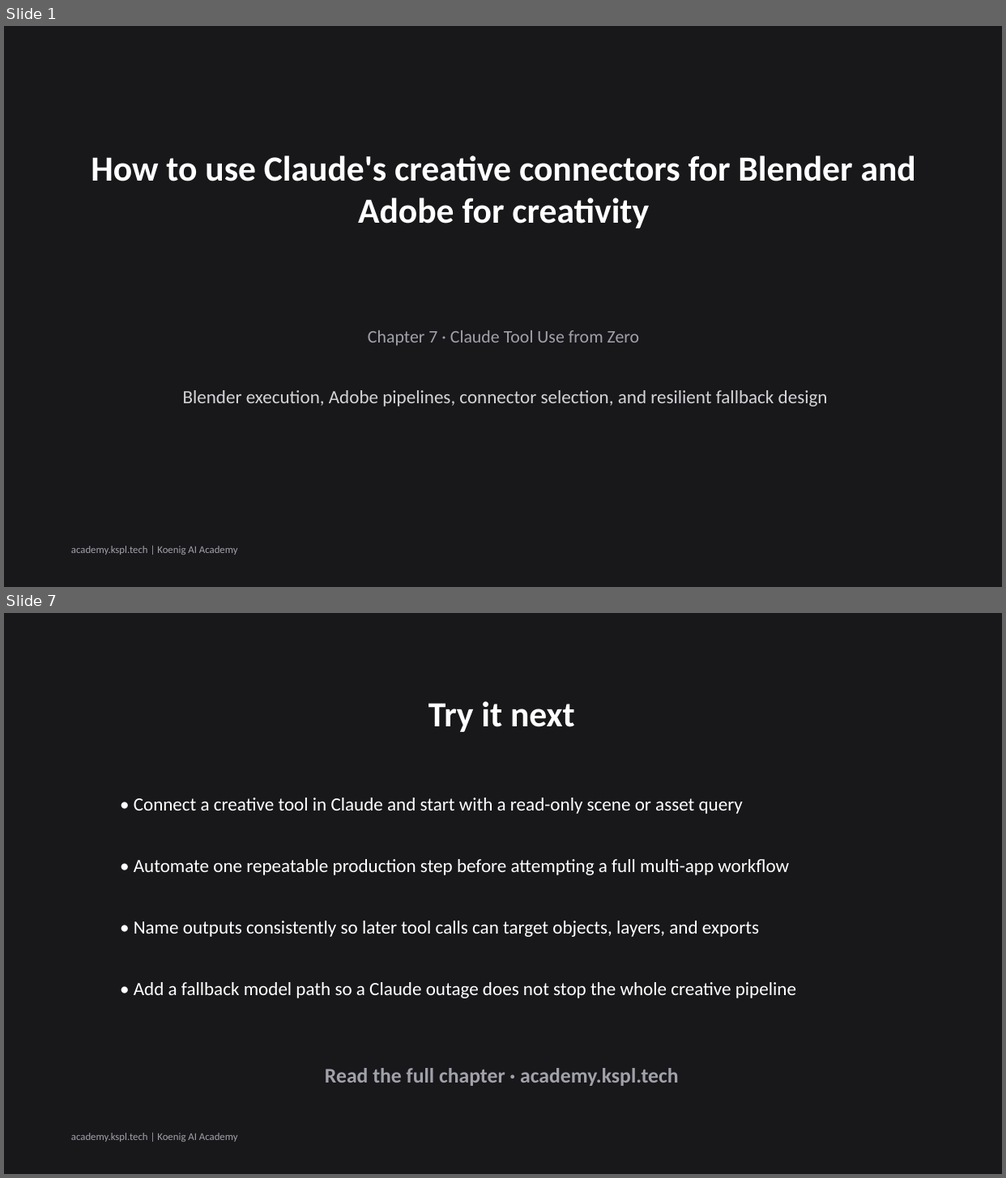
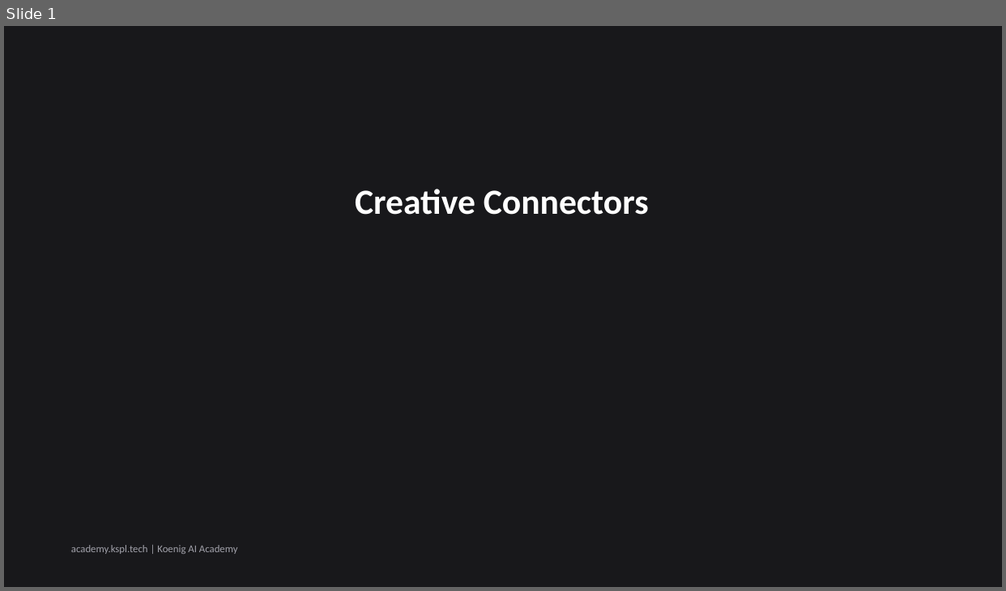
Before and after one commit to Koenig-Solutions-Private-Limited/koenig-ai-org, a slide deck: vault/courses/claude-tool-use-from-zero/ch07-slides.pptx. Shown one above the other, each under a label of ours: slides 1 and 7 before the commit, slide 1 after it; the slides between them are not shown. The pictures are 1006x1178 and 1006x591 pixels, drawn with LibreOffice and Linux fonts; fonts in the diff are those of the drawing. Boxes give left, top, right and bottom in pixels: in the first picture for what was removed or moved away, otherwise in the second. Text is boxed around its words. In the diff, an @@ line names an element or a change of style, - is before the commit and + after.

Commit message:
slides(course): regenerate claude-tool-use-from-zero ch07 deck [KOEA-4862]

```diff
--- a/vault/courses/claude-tool-use-from-zero/ch07-slides.pptx
+++ b/vault/courses/claude-tool-use-from-zero/ch07-slides.pptx
@@ slide 7 removed at (4, 613, 1002, 1174), background #18181B @@
@@ text removed at (428, 701, 575, 732) @@
-Try it next
@@ text removed at (134, 798, 743, 814) @@
-• Connect a creative tool in Claude and start with a read-only scene or asset query
@@ text removed at (134, 859, 789, 875) @@
-• Automate one repeatable production step before attempting a full multi-app workflow
@@ text removed at (134, 921, 759, 937) @@
-• Name outputs consistently so later tool calls can target objects, layers, and exports
@@ text removed at (134, 982, 796, 999) @@
-• Add a fallback model path so a Claude outage does not stop the whole creative pipeline
@@ text removed at (325, 1068, 678, 1086) @@
-Read the full chapter · academy.kspl.tech
@@ text removed at (71, 1133, 238, 1142) @@
-academy.kspl.tech | Koenig AI Academy
@@ slide 1 changed as well @@
@@ text at (355, 189, 649, 215): text changed @@
-How to use Claude's creative connectors for Blender and Adobe for creativity
+Creative Connectors
@@ text removed at (368, 331, 640, 346) @@
-Chapter 7 · Claude Tool Use from Zero
@@ text removed at (183, 390, 828, 407) @@
-Blender execution, Adobe pipelines, connector selection, and resilient fallback design
```
Also in this commit, not shown: 6 slides added, 5 other slides removed, 1 other file.
